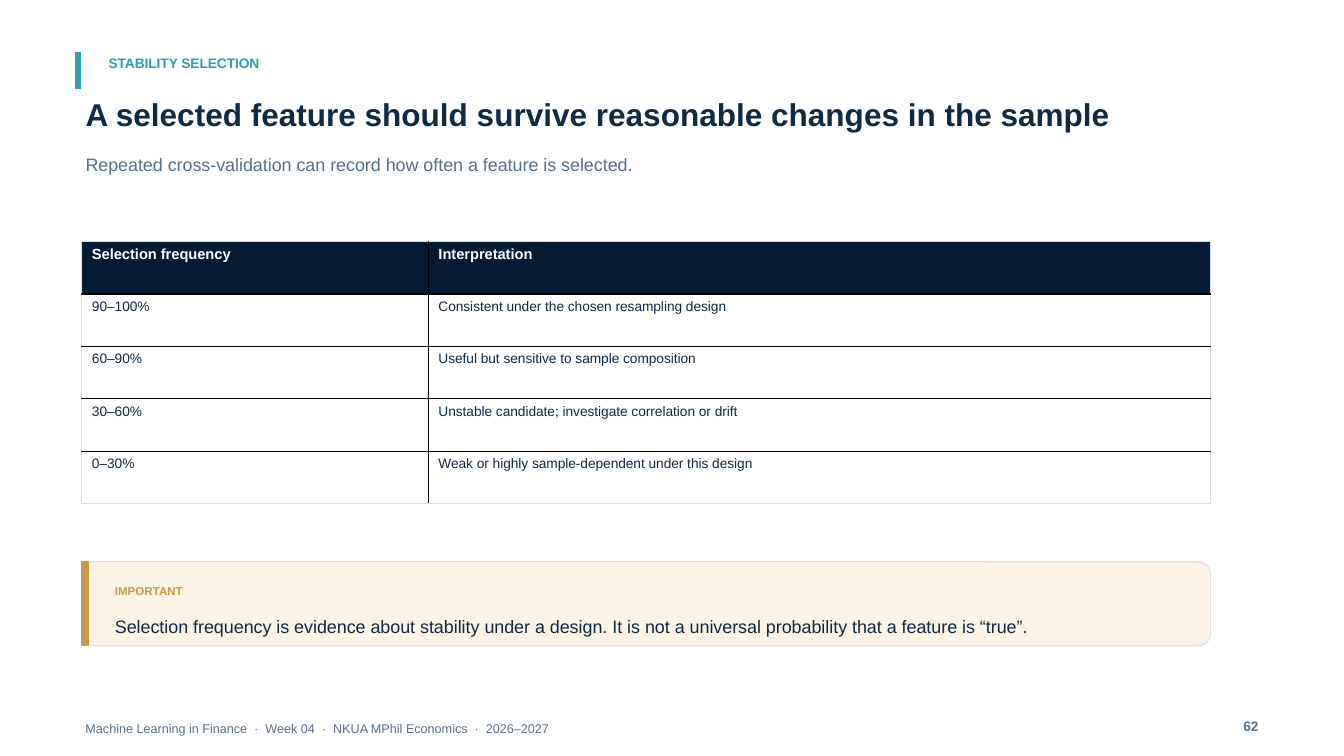
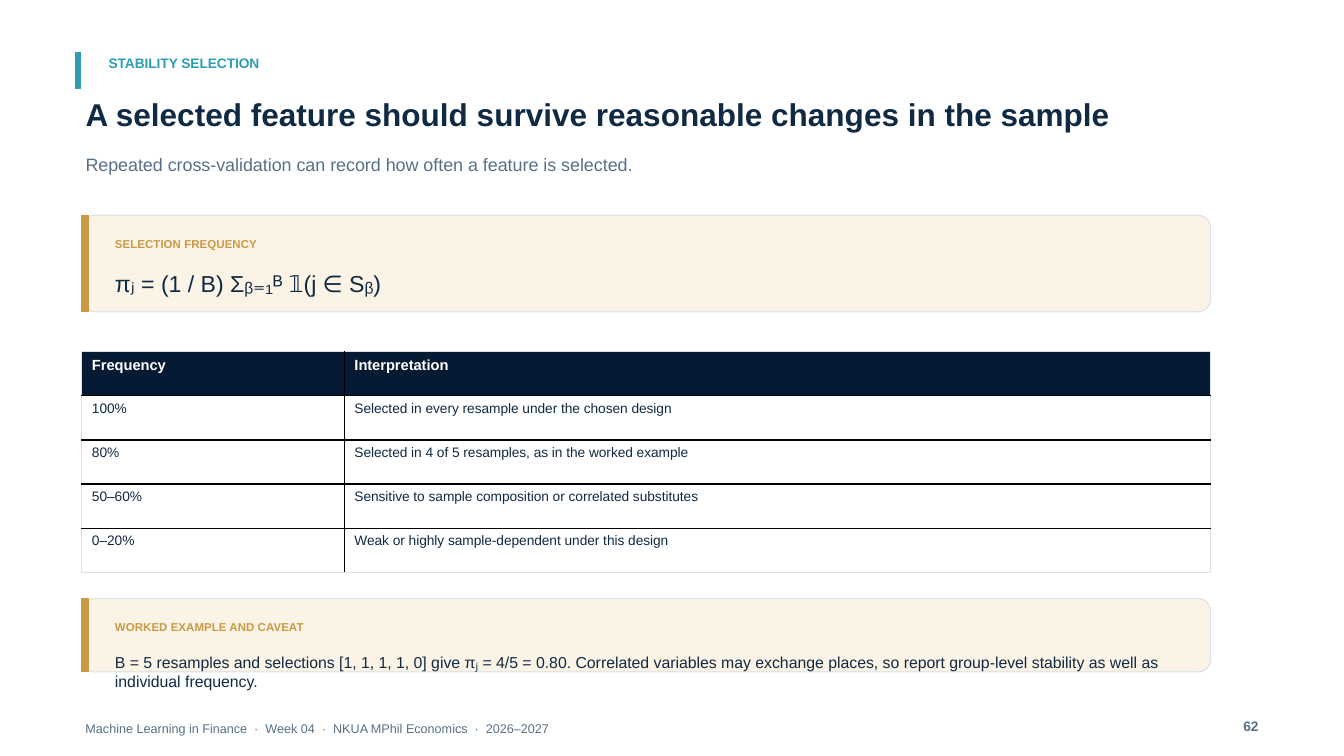
Before and after one commit to fkottas/Teaching-Courses, a slide deck: slide 62 of Machine Learning in Finance/2026-2027/lectures/week-04/slides/Lecture_04_Feature_Engineering_for_Financial_Data_2026-2027.pptx. Drawn at 1344x756 pixels with LibreOffice and Linux fonts; fonts in the diff are those of the drawing. Boxes give left, top, right and bottom in pixels: in the first picture for what was removed or moved away, otherwise in the second. Text is boxed around its words. In the diff, an @@ line names an element or a change of style, - is before the commit and + after.

Commit message:
Upgrade Week 4 feature-selection teaching materials

```diff
--- a/Machine Learning in Finance/2026-2027/lectures/week-04/slides/Lecture_04_Feature_Engineering_for_Financial_Data_2026-2027.pptx
+++ b/Machine Learning in Finance/2026-2027/lectures/week-04/slides/Lecture_04_Feature_Engineering_for_Financial_Data_2026-2027.pptx
@@ rounded rectangle added at [82, 216, 1211, 313], fill #FBF3E5, outline #D6E2E8 0.75 pt @@
@@ rectangle added at [82, 216, 88, 313], fill #C99A45, outline #C99A45 0.75 pt @@
@@ text added at [115, 240, 257, 250], 8.2 pt, text #C99A45, bold @@
+SELECTION FREQUENCY
@@ text added at [161, 275, 381, 297], 16.5 pt, text #102A43 @@
+πⱼ = (1 / B) Σᵦ₌₁ᴮ 𝟙(j ∈ Sᵦ)
@@ table at [82, 352, 1210, 573] @@
-row 1, column 1: Selection frequency
+row 1, column 1: Frequency
-row 2, column 1: 90–100%
+row 2, column 1: 100%
-row 2, column 2: Consistent under the chosen resampling design
+row 2, column 2: Selected in every resample under the chosen design
-row 3, column 1: 60–90%
+row 3, column 1: 80%
-row 3, column 2: Useful but sensitive to sample composition
+row 3, column 2: Selected in 4 of 5 resamples, as in the worked example
-row 4, column 1: 30–60%
+row 4, column 1: 50–60%
-row 4, column 2: Unstable candidate; investigate correlation or drift
+row 4, column 2: Sensitive to sample composition or correlated substitutes
-row 5, column 1: 0–30%
+row 5, column 1: 0–20%
@@ table: place and size @@
-table at [82, 242, 1211, 504]
+table at [82, 352, 1210, 573]
@@ rounded rectangle: place and size @@
-rounded rectangle at [82, 562, 1211, 645]
+rounded rectangle at [82, 599, 1211, 673]
@@ rounded rectangle at [82, 599, 1211, 673]: proportions changed @@
@@ rectangle: place and size @@
-rectangle at [82, 562, 88, 645]
+rectangle at [82, 599, 88, 673]
@@ text removed at [115, 587, 183, 595] @@
-IMPORTANT
@@ text removed at [115, 620, 1028, 637] @@
-Selection frequency is evidence about stability under a design. It is not a universal probability that a feature is “true”.
@@ text added at [115, 623, 304, 631], 8.2 pt, text #C99A45, bold @@
+WORKED EXAMPLE AND CAVEAT
@@ text added at [115, 656, 1159, 672], 11.2 pt, text #102A43 @@
+B = 5 resamples and selections [1, 1, 1, 1, 0] give πⱼ = 4/5 = 0.80. Correlated variables may exchange places, so report group-level stability as well as individual frequency.
```
Also in this commit, not shown: 8 other slides changed, 4 slides added, 4 slides removed, 7 other files.
